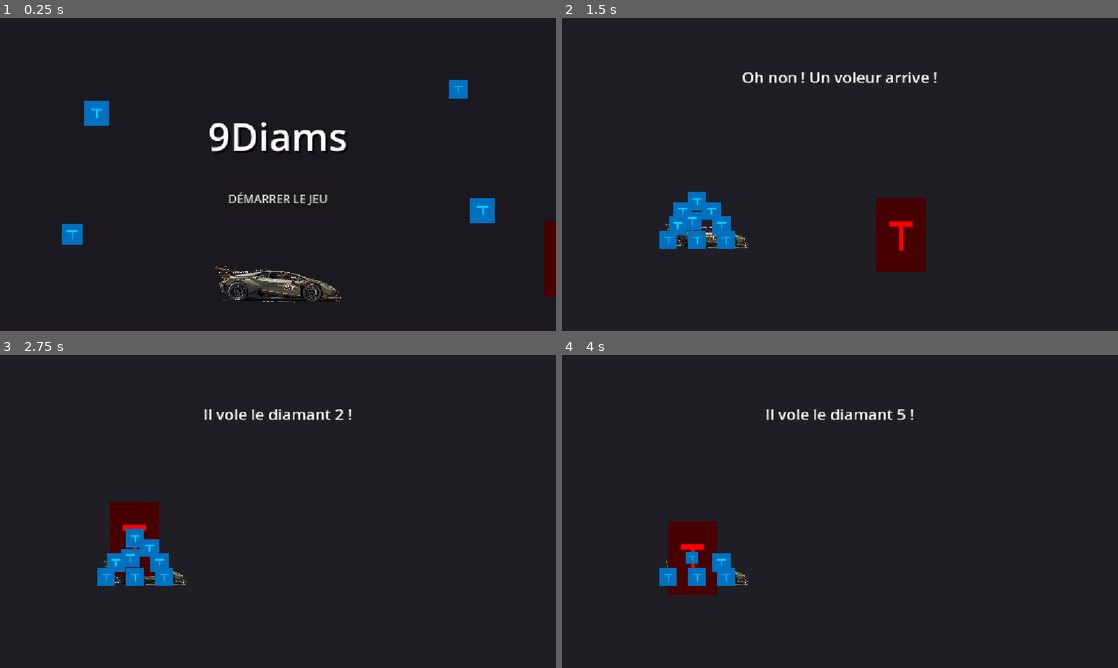
Above: before the commit, frames 1-4 (two rows, left to right).
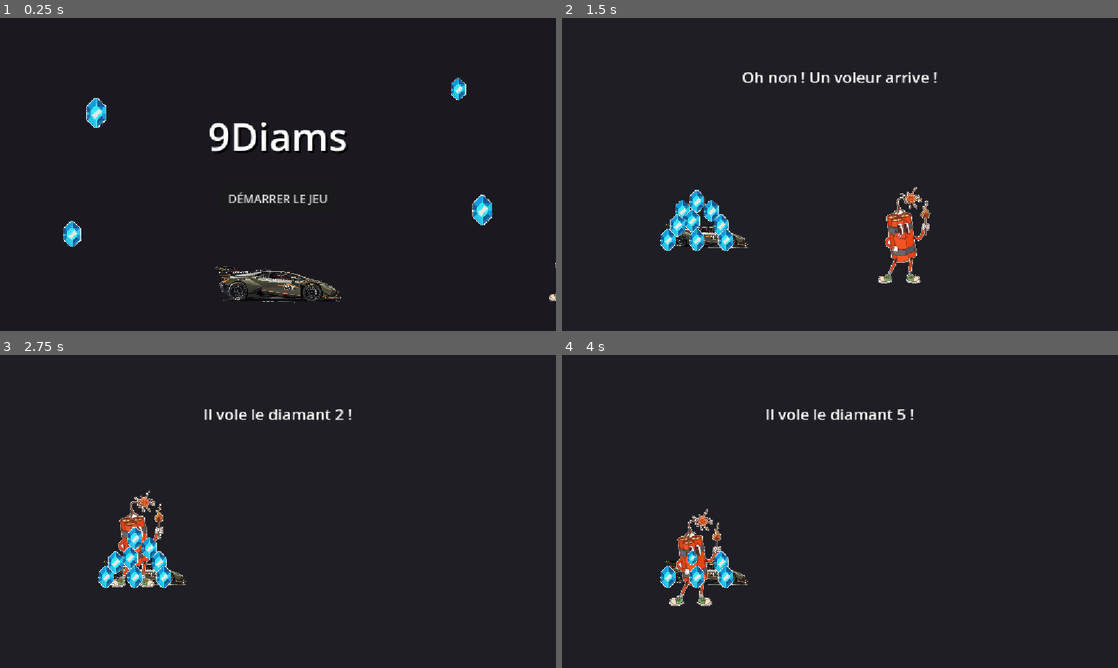
Above: after the commit, the same moments.

Repository: bergalli/louis
Game: Godot game, scene res://scenes/MainMenu.tscn
Same seed, same stepped clock (60 frames per second), same inputs: the game is played once before the commit and once after it.
Inputs:
- Up to frame 1 (0.25 s): no input
- Up to frame 2 (1.5 s): click "DÉMARRER LE JEU" at 0.5 s; tap Enter (ui_accept) at 1.25 s; hold Right (ui_right) from 1.28 s (still down)
- Up to frame 3 (2.75 s): keep holding Right (ui_right); tap Enter (ui_accept) at 1.52, 2.27 s
- Up to frame 4 (4 s): release Right (ui_right) at 2.78 s; hold Left (ui_left) 2.78-3.53 s; hold Right (ui_right) from 3.53 s (still down); tap Enter (ui_accept) at 3.77 s

The runs differ from the first frame. In frame 1, 1.7% of the frame differs, in the area x 11-100%, y 18-91%; in frame 2, 3.9%, in the area x 17-67%, y 54-85%; in frame 3, 2.8%; in frame 4, 2.7%.

Commit message:
textures

Diff:
--- a/scenes/Intro.tscn
+++ b/scenes/Intro.tscn
@@ -1,8 +1,9 @@
-[gd_scene load_steps=4 format=3]
+[gd_scene load_steps=5 format=3]
 
 [ext_resource type="Script" path="res://scripts/Intro.gd" id="1_intro"]
 [ext_resource type="Texture2D" path="res://assets/textures/player/Lamborghini-Huracan-Trofeo-EVO2-4.png" id="2_lambo"]
-[ext_resource type="Texture2D" path="res://icon.svg" id="3_icon"]
+[ext_resource type="Texture2D" path="res://assets/textures/collectibles/diamants.png" id="3"]
+[ext_resource type="Texture2D" path="res://assets/textures/enemies/saboteur.png" id="4"]
 
 [node name="Intro" type="Node2D"]
 script = ExtResource("1_intro")
@@ -18,66 +19,56 @@
 texture = ExtResource("2_lambo")
 
 [node name="MuscularGuy" type="Sprite2D" parent="."]
-modulate = Color(1, 0, 0, 1)
 position = Vector2(1200, 450)
-scale = Vector2(0.8, 1.2)
-texture = ExtResource("3_icon")
+scale = Vector2(0.7, 0.7)
+texture = ExtResource("4")
 
 [node name="Diamonds" type="Node2D" parent="."]
 
 [node name="D1" type="Sprite2D" parent="Diamonds"]
-modulate = Color(0, 0.8, 1, 1)
 position = Vector2(250, 400)
 scale = Vector2(0.3, 0.3)
-texture = ExtResource("3_icon")
+texture = ExtResource("3")
 
 [node name="D2" type="Sprite2D" parent="Diamonds"]
-modulate = Color(0, 0.8, 1, 1)
 position = Vector2(280, 380)
 scale = Vector2(0.3, 0.3)
-texture = ExtResource("3_icon")
+texture = ExtResource("3")
 
 [node name="D3" type="Sprite2D" parent="Diamonds"]
-modulate = Color(0, 0.8, 1, 1)
 position = Vector2(310, 400)
 scale = Vector2(0.3, 0.3)
-texture = ExtResource("3_icon")
+texture = ExtResource("3")
 
 [node name="D4" type="Sprite2D" parent="Diamonds"]
-modulate = Color(0, 0.8, 1, 1)
 position = Vector2(240, 430)
 scale = Vector2(0.3, 0.3)
-texture = ExtResource("3_icon")
+texture = ExtResource("3")
 
 [node name="D5" type="Sprite2D" parent="Diamonds"]
-modulate = Color(0, 0.8, 1, 1)
 position = Vector2(270, 420)
 scale = Vector2(0.3, 0.3)
-texture = ExtResource("3_icon")
+texture = ExtResource("3")
 
 [node name="D6" type="Sprite2D" parent="Diamonds"]
-modulate = Color(0, 0.8, 1, 1)
 position = Vector2(330, 430)
 scale = Vector2(0.3, 0.3)
-texture = ExtResource("3_icon")
+texture = ExtResource("3")
 
 [node name="D7" type="Sprite2D" parent="Diamonds"]
-modulate = Color(0, 0.8, 1, 1)
 position = Vector2(220, 460)
 scale = Vector2(0.3, 0.3)
-texture = ExtResource("3_icon")
+texture = ExtResource("3")
 
 [node name="D8" type="Sprite2D" parent="Diamonds"]
-modulate = Color(0, 0.8, 1, 1)
 position = Vector2(280, 460)
 scale = Vector2(0.3, 0.3)
-texture = ExtResource("3_icon")
+texture = ExtResource("3")
 
 [node name="D9" type="Sprite2D" parent="Diamonds"]
-modulate = Color(0, 0.8, 1, 1)
 position = Vector2(340, 460)
 scale = Vector2(0.3, 0.3)
-texture = ExtResource("3_icon")
+texture = ExtResource("3")
 
 [node name="Label" type="Label" parent="."]
 offset_left = 100.0
--- a/scenes/MainMenu.tscn
+++ b/scenes/MainMenu.tscn
@@ -1,7 +1,8 @@
 [gd_scene load_steps=8 format=3]
 
 [ext_resource type="Texture2D" path="res://assets/textures/player/Lamborghini-Huracan-Trofeo-EVO2-4.png" id="1_lambo"]
-[ext_resource type="Texture2D" path="res://icon.svg" id="2_icon"]
+[ext_resource type="Texture2D" path="res://assets/textures/collectibles/diamants.png" id="2"]
+[ext_resource type="Texture2D" path="res://assets/textures/enemies/saboteur.png" id="3"]
 
 [sub_resource type="GDScript" id="GDScript_mainmenu"]
 script/source = "extends Control
@@ -81,34 +82,29 @@
 [node name="Diamonds" type="Node2D" parent="Decorations"]
 
 [node name="D1" type="Sprite2D" parent="Decorations/Diamonds"]
-modulate = Color(0, 0.8, 1, 1)
 position = Vector2(200, 200)
 scale = Vector2(0.4, 0.4)
-texture = ExtResource("2_icon")
+texture = ExtResource("2")
 
 [node name="D2" type="Sprite2D" parent="Decorations/Diamonds"]
-modulate = Color(0, 0.8, 1, 1)
 position = Vector2(950, 150)
 scale = Vector2(0.3, 0.3)
-texture = ExtResource("2_icon")
+texture = ExtResource("2")
 
 [node name="D3" type="Sprite2D" parent="Decorations/Diamonds"]
-modulate = Color(0, 0.8, 1, 1)
 position = Vector2(150, 450)
 scale = Vector2(0.35, 0.35)
-texture = ExtResource("2_icon")
+texture = ExtResource("2")
 
 [node name="D4" type="Sprite2D" parent="Decorations/Diamonds"]
-modulate = Color(0, 0.8, 1, 1)
 position = Vector2(1000, 400)
 scale = Vector2(0.4, 0.4)
-texture = ExtResource("2_icon")
+texture = ExtResource("2")
 
 [node name="Thief" type="Sprite2D" parent="Decorations"]
-modulate = Color(1, 0, 0, 1)
 position = Vector2(1180, 500)
-scale = Vector2(0.8, 1.2)
-texture = ExtResource("2_icon")
+scale = Vector2(0.6, 0.6)
+texture = ExtResource("3")
 
 [node name="Title" type="Label" parent="."]
 layout_mode = 1
--- a/scenes/Outro.tscn
+++ b/scenes/Outro.tscn
@@ -1,8 +1,9 @@
-[gd_scene load_steps=4 format=3]
+[gd_scene load_steps=5 format=3]
 
 [ext_resource type="Script" path="res://scripts/Outro.gd" id="1_outro"]
 [ext_resource type="Texture2D" path="res://assets/textures/player/Lamborghini-Huracan-Trofeo-EVO2-4.png" id="2_lambo"]
-[ext_resource type="Texture2D" path="res://icon.svg" id="3_icon"]
+[ext_resource type="Texture2D" path="res://assets/textures/collectibles/diamants.png" id="3"]
+[ext_resource type="Texture2D" path="res://assets/textures/enemies/saboteur.png" id="4"]
 
 [node name="Outro" type="Node2D"]
 script = ExtResource("1_outro")
@@ -18,57 +19,47 @@
 texture = ExtResource("2_lambo")
 
 [node name="MuscularGuy" type="Sprite2D" parent="."]
-modulate = Color(1, 0, 0, 1)
 position = Vector2(800, 450)
-scale = Vector2(1.0, 1.5)
-texture = ExtResource("3_icon")
+scale = Vector2(0.8, 0.8)
+texture = ExtResource("4")
 
 [node name="Diamonds" type="Node2D" parent="."]
 
 [node name="D1" type="Sprite2D" parent="Diamonds"]
-modulate = Color(0, 0.8, 1, 1)
 scale = Vector2(0.3, 0.3)
-texture = ExtResource("3_icon")
+texture = ExtResource("3")
 
 [node name="D2" type="Sprite2D" parent="Diamonds"]
-modulate = Color(0, 0.8, 1, 1)
 scale = Vector2(0.3, 0.3)
-texture = ExtResource("3_icon")
+texture = ExtResource("3")
 
 [node name="D3" type="Sprite2D" parent="Diamonds"]
-modulate = Color(0, 0.8, 1, 1)
 scale = Vector2(0.3, 0.3)
-texture = ExtResource("3_icon")
+texture = ExtResource("3")
 
 [node name="D4" type="Sprite2D" parent="Diamonds"]
-modulate = Color(0, 0.8, 1, 1)
 scale = Vector2(0.3, 0.3)
-texture = ExtResource("3_icon")
+texture = ExtResource("3")
 
 [node name="D5" type="Sprite2D" parent="Diamonds"]
-modulate = Color(0, 0.8, 1, 1)
 scale = Vector2(0.3, 0.3)
-texture = ExtResource("3_icon")
+texture = ExtResource("3")
 
 [node name="D6" type="Sprite2D" parent="Diamonds"]
-modulate = Color(0, 0.8, 1, 1)
 scale = Vector2(0.3, 0.3)
-texture = ExtResource("3_icon")
+texture = ExtResource("3")
 
 [node name="D7" type="Sprite2D" parent="Diamonds"]
-modulate = Color(0, 0.8, 1, 1)
 scale = Vector2(0.3, 0.3)
-texture = ExtResource("3_icon")
+texture = ExtResource("3")
 
 [node name="D8" type="Sprite2D" parent="Diamonds"]
-modulate = Color(0, 0.8, 1, 1)
 scale = Vector2(0.3, 0.3)
-texture = ExtResource("3_icon")
+texture = ExtResource("3")
 
 [node name="D9" type="Sprite2D" parent="Diamonds"]
-modulate = Color(0, 0.8, 1, 1)
 scale = Vector2(0.3, 0.3)
-texture = ExtResource("3_icon")
+texture = ExtResource("3")
 
 [node name="Label" type="Label" parent="."]
 offset_left = 100.0
--- a/scenes/levels/Level1.tscn
+++ b/scenes/levels/Level1.tscn
@@ -9,11 +9,17 @@
 [ext_resource type="PackedScene" path="res://scenes/props/Stalagmiite.tscn" id="7_stalagmiite"]
 
 [ext_resource type="PackedScene" path="res://scenes/props/Tornado.tscn" id="8_tornado"]
+[ext_resource type="Texture2D" path="res://assets/textures/worlds/world1/desert_background.jpg" id="9_background"]
 
 [sub_resource type="RectangleShape2D" id="RectangleShape2D_finish"]
 size = Vector2(100, 100)
 
 [node name="Level1" type="Node2D"]
+
+[node name="Background" type="Sprite2D" parent="."]
+position = Vector2(1250, 550)
+scale = Vector2(2.5, 1.1)
+texture = ExtResource("9_background")
 
 [node name="Terrain" type="StaticBody2D" parent="."]
 
--- a/scenes/levels/Level2.tscn
+++ b/scenes/levels/Level2.tscn
@@ -7,11 +7,17 @@
 [ext_resource type="PackedScene" path="res://scenes/props/Grotte.tscn" id="5_grotte"]
 [ext_resource type="PackedScene" path="res://scenes/props/Stalactite.tscn" id="6_stalactite"]
 [ext_resource type="PackedScene" path="res://scenes/props/Stalagmiite.tscn" id="7_stalagmiite"]
+[ext_resource type="Texture2D" path="res://assets/textures/worlds/world1/desert_background.jpg" id="8_background"]
 
 [sub_resource type="RectangleShape2D" id="RectangleShape2D_finish"]
 size = Vector2(100, 100)
 
 [node name="Level2" type="Node2D"]
+
+[node name="Background" type="Sprite2D" parent="."]
+position = Vector2(1250, 550)
+scale = Vector2(2.5, 1.1)
+texture = ExtResource("8_background")
 
 [node name="Terrain" type="StaticBody2D" parent="."]
 
--- a/scenes/levels/Level3.tscn
+++ b/scenes/levels/Level3.tscn
@@ -9,11 +9,17 @@
 [ext_resource type="PackedScene" path="res://scenes/props/Stalagmiite.tscn" id="7_stalagmiite"]
 
 [ext_resource type="PackedScene" path="res://scenes/props/Tornado.tscn" id="8_tornado"]
+[ext_resource type="Texture2D" path="res://assets/textures/worlds/world1/desert_background.jpg" id="9_background"]
 
 [sub_resource type="RectangleShape2D" id="RectangleShape2D_finish"]
 size = Vector2(100, 100)
 
 [node name="Level3" type="Node2D"]
+
+[node name="Background" type="Sprite2D" parent="."]
+position = Vector2(1250, 550)
+scale = Vector2(2.5, 1.1)
+texture = ExtResource("9_background")
 
 [node name="Terrain" type="StaticBody2D" parent="."]
 
--- a/scenes/levels/Level4.tscn
+++ b/scenes/levels/Level4.tscn
@@ -7,6 +7,7 @@
 [ext_resource type="PackedScene" path="res://scenes/props/Grotte.tscn" id="5_grotte"]
 [ext_resource type="PackedScene" path="res://scenes/props/Stalactite.tscn" id="6_stalactite"]
 [ext_resource type="PackedScene" path="res://scenes/props/Stalagmiite.tscn" id="7_stalagmiite"]
+[ext_resource type="Texture2D" path="res://assets/textures/worlds/world2/terre_background.jpg" id="8_background"]
 
 [ext_resource type="PackedScene" path="res://scenes/props/Saboteur.tscn" id="9_saboteur"]
 [ext_resource type="PackedScene" path="res://scenes/props/Helper.tscn" id="10_helper"]
@@ -15,6 +16,11 @@
 size = Vector2(100, 100)
 
 [node name="Level4" type="Node2D"]
+
+[node name="Background" type="Sprite2D" parent="."]
+position = Vector2(1250, 550)
+scale = Vector2(2.0, 1.3)
+texture = ExtResource("8_background")
 
 [node name="Terrain" type="StaticBody2D" parent="."]
 
--- a/scenes/levels/Level5.tscn
+++ b/scenes/levels/Level5.tscn
@@ -7,13 +7,18 @@
 [ext_resource type="PackedScene" path="res://scenes/props/Grotte.tscn" id="5_grotte"]
 [ext_resource type="PackedScene" path="res://scenes/props/Stalactite.tscn" id="6_stalactite"]
 [ext_resource type="PackedScene" path="res://scenes/props/Stalagmiite.tscn" id="7_stalagmiite"]
-
+[ext_resource type="Texture2D" path="res://assets/textures/worlds/world2/terre_background.jpg" id="8_background"]
 [ext_resource type="PackedScene" path="res://scenes/props/Saboteur.tscn" id="9_saboteur"]
 
 [sub_resource type="RectangleShape2D" id="RectangleShape2D_finish"]
 size = Vector2(100, 100)
 
 [node name="Level5" type="Node2D"]
+
+[node name="Background" type="Sprite2D" parent="."]
+position = Vector2(1250, 550)
+scale = Vector2(2.0, 1.3)
+texture = ExtResource("8_background")
 
 [node name="Terrain" type="StaticBody2D" parent="."]
 
--- a/scenes/levels/Level6.tscn
+++ b/scenes/levels/Level6.tscn
@@ -7,6 +7,7 @@
 [ext_resource type="PackedScene" path="res://scenes/props/Grotte.tscn" id="5_grotte"]
 [ext_resource type="PackedScene" path="res://scenes/props/Stalactite.tscn" id="6_stalactite"]
 [ext_resource type="PackedScene" path="res://scenes/props/Stalagmiite.tscn" id="7_stalagmiite"]
+[ext_resource type="Texture2D" path="res://assets/textures/worlds/world2/terre_background.jpg" id="8_background"]
 
 [ext_resource type="PackedScene" path="res://scenes/props/Saboteur.tscn" id="9_saboteur"]
 [ext_resource type="PackedScene" path="res://scenes/props/Helper.tscn" id="10_helper"]
@@ -15,6 +16,11 @@
 size = Vector2(100, 100)
 
 [node name="Level6" type="Node2D"]
+
+[node name="Background" type="Sprite2D" parent="."]
+position = Vector2(1250, 550)
+scale = Vector2(2.0, 1.3)
+texture = ExtResource("8_background")
 
 [node name="Terrain" type="StaticBody2D" parent="."]
 
--- a/scenes/levels/Level7.tscn
+++ b/scenes/levels/Level7.tscn
@@ -7,6 +7,7 @@
 [ext_resource type="PackedScene" path="res://scenes/props/Grotte.tscn" id="5_grotte"]
 [ext_resource type="PackedScene" path="res://scenes/props/Stalactite.tscn" id="6_stalactite"]
 [ext_resource type="PackedScene" path="res://scenes/props/Stalagmiite.tscn" id="7_stalagmiite"]
+[ext_resource type="Texture2D" path="res://assets/textures/worlds/world3/mars_background.jpg" id="8_background"]
 
 [ext_resource type="PackedScene" path="res://scenes/props/Martian.tscn" id="9_martian"]
 [ext_resource type="PackedScene" path="res://scenes/props/Tremplin.tscn" id="10_tremplin"]
@@ -15,6 +16,11 @@
 size = Vector2(100, 100)
 
 [node name="Level7" type="Node2D"]
+
+[node name="Background" type="Sprite2D" parent="."]
+position = Vector2(1250, 550)
+scale = Vector2(2.0, 1.4)
+texture = ExtResource("8_background")
 
 [node name="Terrain" type="StaticBody2D" parent="."]
 
--- a/scenes/levels/Level8.tscn
+++ b/scenes/levels/Level8.tscn
@@ -7,6 +7,7 @@
 [ext_resource type="PackedScene" path="res://scenes/props/Grotte.tscn" id="5_grotte"]
 [ext_resource type="PackedScene" path="res://scenes/props/Stalactite.tscn" id="6_stalactite"]
 [ext_resource type="PackedScene" path="res://scenes/props/Stalagmiite.tscn" id="7_stalagmiite"]
+[ext_resource type="Texture2D" path="res://assets/textures/worlds/world3/mars_background.jpg" id="8_background"]
 
 [ext_resource type="PackedScene" path="res://scenes/props/Martian.tscn" id="9_martian"]
 [ext_resource type="PackedScene" path="res://scenes/props/Tremplin.tscn" id="10_tremplin"]
@@ -15,6 +16,11 @@
 size = Vector2(100, 100)
 
 [node name="Level8" type="Node2D"]
+
+[node name="Background" type="Sprite2D" parent="."]
+position = Vector2(1250, 550)
+scale = Vector2(2.0, 1.4)
+texture = ExtResource("8_background")
 
 [node name="Terrain" type="StaticBody2D" parent="."]
 
--- a/scenes/levels/Level9.tscn
+++ b/scenes/levels/Level9.tscn
@@ -7,6 +7,7 @@
 [ext_resource type="PackedScene" path="res://scenes/props/Grotte.tscn" id="5_grotte"]
 [ext_resource type="PackedScene" path="res://scenes/props/Stalactite.tscn" id="6_stalactite"]
 [ext_resource type="PackedScene" path="res://scenes/props/Stalagmiite.tscn" id="7_stalagmiite"]
+[ext_resource type="Texture2D" path="res://assets/textures/worlds/world3/mars_background.jpg" id="8_background"]
 
 [ext_resource type="PackedScene" path="res://scenes/props/Martian.tscn" id="9_martian"]
 [ext_resource type="PackedScene" path="res://scenes/props/Tremplin.tscn" id="10_tremplin"]
@@ -15,6 +16,11 @@
 size = Vector2(100, 100)
 
 [node name="Level9" type="Node2D"]
+
+[node name="Background" type="Sprite2D" parent="."]
+position = Vector2(1250, 550)
+scale = Vector2(2.0, 1.4)
+texture = ExtResource("8_background")
 
 [node name="Terrain" type="StaticBody2D" parent="."]
 
--- a/scenes/props/Diamond.tscn
+++ b/scenes/props/Diamond.tscn
@@ -1,7 +1,7 @@
 [gd_scene load_steps=4 format=3]
 
 [ext_resource type="Script" path="res://scripts/Diamond.gd" id="1_script"]
-[ext_resource type="Texture2D" path="res://icon.svg" id="2_sprite"]
+[ext_resource type="Texture2D" path="res://assets/textures/collectibles/diamants.png" id="2_sprite"]
 
 [sub_resource type="CircleShape2D" id="CircleShape2D_diamond"]
 radius = 20.0
@@ -10,7 +10,6 @@
 script = ExtResource("1_script")
 
 [node name="Sprite2D" type="Sprite2D" parent="."]
-modulate = Color(0, 0.8, 1, 1)
 scale = Vector2(0.3, 0.3)
 texture = ExtResource("2_sprite")
 
--- a/scenes/props/Martian.tscn
+++ b/scenes/props/Martian.tscn
@@ -1,7 +1,7 @@
 [gd_scene load_steps=4 format=3 ]
 
 [ext_resource type="Script" path="res://scripts/Martian.gd" id="1_script"]
-[ext_resource type="Texture2D"  path="res://icon.svg" id="2_sprite"]
+[ext_resource type="Texture2D"  path="res://assets/textures/enemies/martiens.png" id="2_sprite"]
 
 [sub_resource type="CircleShape2D" id="CircleShape2D_martian"]
 radius = 30.0
@@ -10,8 +10,7 @@
 script = ExtResource("1_script")
 
 [node name="Sprite2D" type="Sprite2D" parent="."]
-modulate = Color(0.2, 0.8, 0.2, 1)
-scale = Vector2(0.5, 0.5)
+scale = Vector2(0.3, 0.3)
 texture = ExtResource("2_sprite")
 
 [node name="CollisionShape2D" type="CollisionShape2D" parent="."]
--- a/scenes/props/Saboteur.tscn
+++ b/scenes/props/Saboteur.tscn
@@ -1,7 +1,7 @@
 [gd_scene load_steps=4 format=3 ]
 
 [ext_resource type="Script" path="res://scripts/Saboteur.gd" id="1_script"]
-[ext_resource type="Texture2D"  path="res://icon.svg" id="2_sprite"]
+[ext_resource type="Texture2D"  path="res://assets/textures/enemies/saboteur.png" id="2_sprite"]
 
 [sub_resource type="CapsuleShape2D" id="CapsuleShape2D_saboteur"]
 radius = 15.0
@@ -11,8 +11,7 @@
 script = ExtResource("1_script")
 
 [node name="Sprite2D" type="Sprite2D" parent="."]
-modulate = Color(1, 0, 0, 1)
-scale = Vector2(0.4, 0.6)
+scale = Vector2(0.17, 0.2)
 texture = ExtResource("2_sprite")
 
 [node name="CollisionShape2D" type="CollisionShape2D" parent="."]
Binary file added: assets/textures/collectibles/diamants.png
Binary file added: assets/textures/enemies/martiens.png
Binary file added: assets/textures/enemies/saboteur.png
Binary file added: assets/textures/worlds/world1/desert_background.jpg
Binary file added: assets/textures/worlds/world2/terre_background.jpg
Binary file added: assets/textures/worlds/world3/mars_background.jpg
Not shown: 1 places in scenes/levels/Level1.tscn that only renumber resources
Not shown: 1 places in scenes/levels/Level2.tscn that only renumber resources
Not shown: 1 places in scenes/levels/Level3.tscn that only renumber resources
